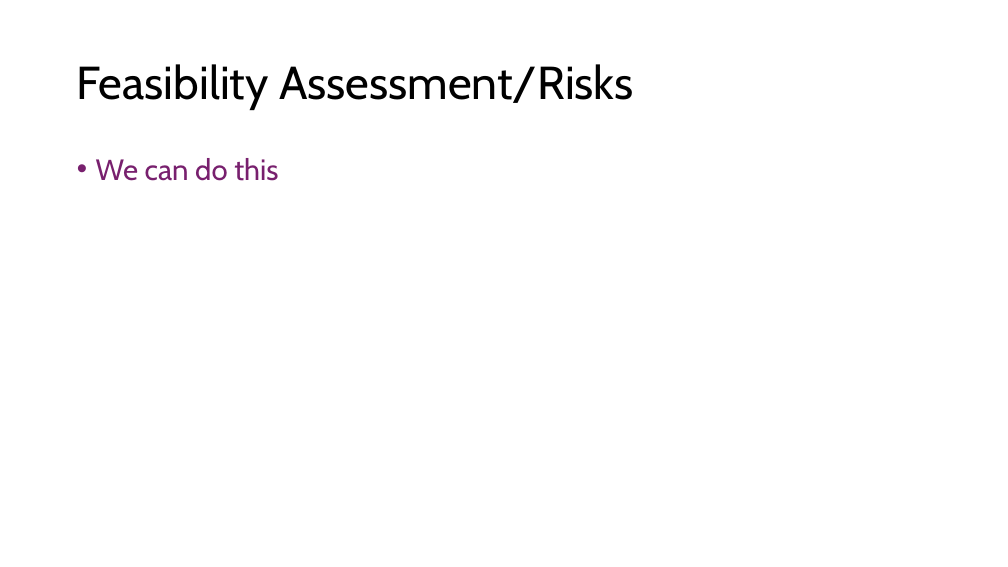
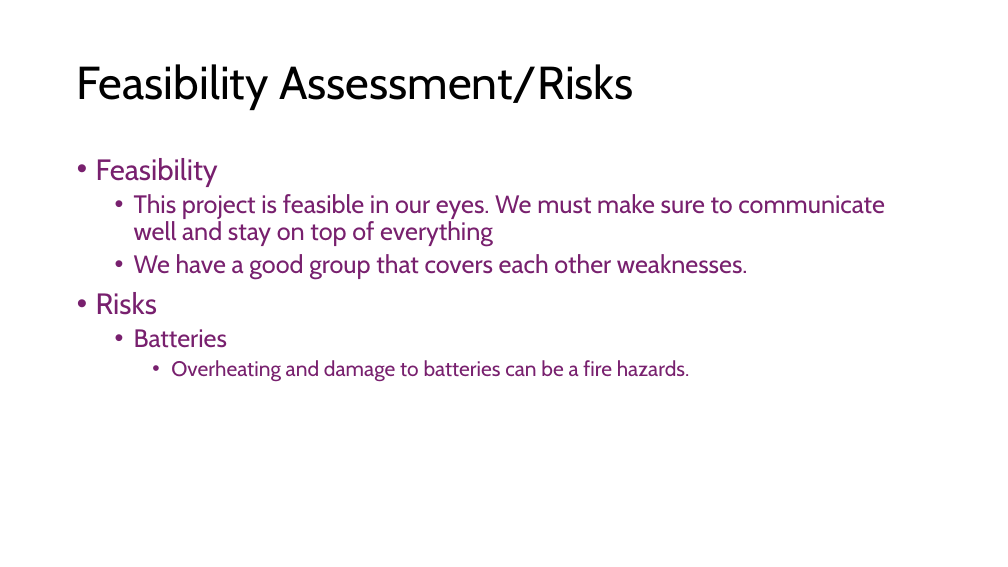
Before and after one commit to Tannyr-Singleterry/ECE590_SeniorDesign, a slide deck: slide 14 of Documents/CDR/CDR_Presentation.pptx. Drawn at 1008x567 pixels with LibreOffice and Linux fonts; fonts in the diff are those of the drawing. Boxes give left, top, right and bottom in pixels: in the first picture for what was removed or moved away, otherwise in the second. Text is boxed around its words. In the diff, an @@ line names an element or a change of style, - is before the commit and + after.

```diff
--- a/Documents/CDR/CDR_Presentation.pptx
+++ b/Documents/CDR/CDR_Presentation.pptx
@@ text at bbox=[96, 158, 885, 382]: text changed; size 28 to 24 pt @@
-• We can do this
+• Feasibility
+  • This project is feasible in our eyes. We must make sure to communicate well and stay on top of everything
+  • We have a good group that covers each other weaknesses.
+• Risks
+  • Batteries
+    • Overheating and damage to batteries can be a fire hazards.
```
Also in this commit, not shown: 7 other slides changed.
